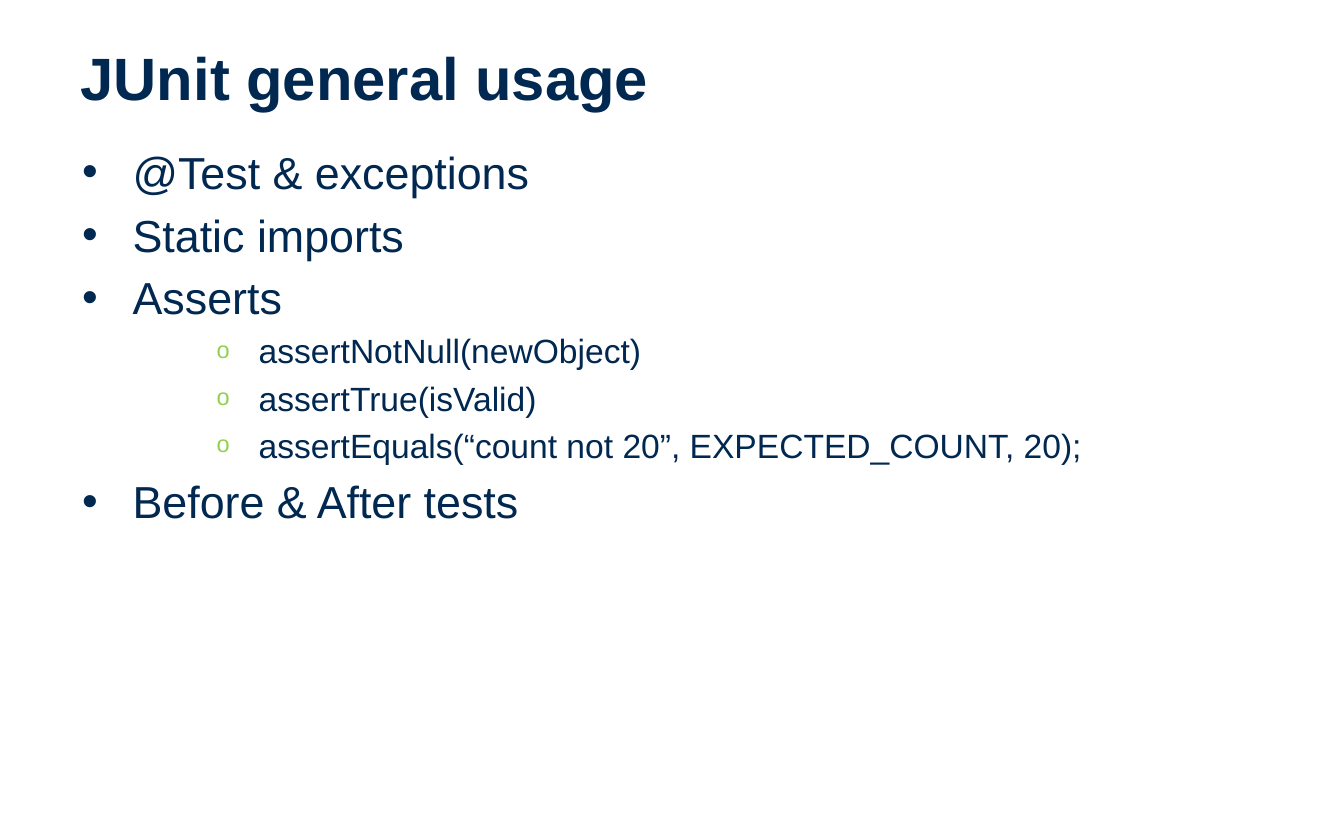
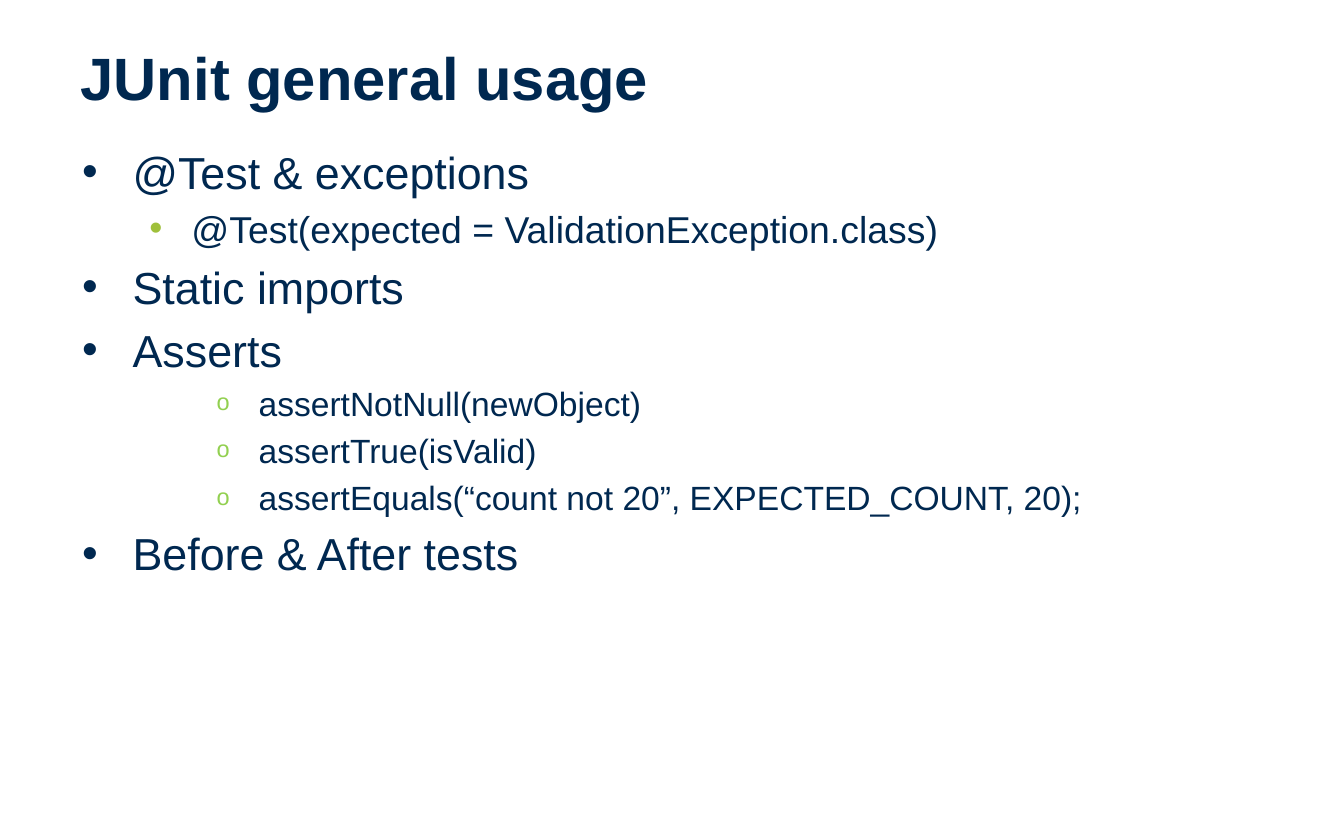
Before and after one commit to entelect/Dojo_UnitTesting_Java, a slide deck: slide 4 of Entelect Dojo Unit Testing.pptx. Drawn at 1344x840 pixels with LibreOffice and Linux fonts; fonts in the diff are those of the drawing; background and template pictures are left out. Boxes give left, top, right and bottom in pixels: in the first picture for what was removed or moved away, otherwise in the second. Text is boxed around its words. In the diff, an @@ line names an element or a change of style, - is before the commit and + after.

```diff
--- a/Entelect Dojo Unit Testing.pptx
+++ b/Entelect Dojo Unit Testing.pptx
@@ text at (191, 216, 938, 250): paragraph added @@
+  • @Test(expected = ValidationException.class)
```
